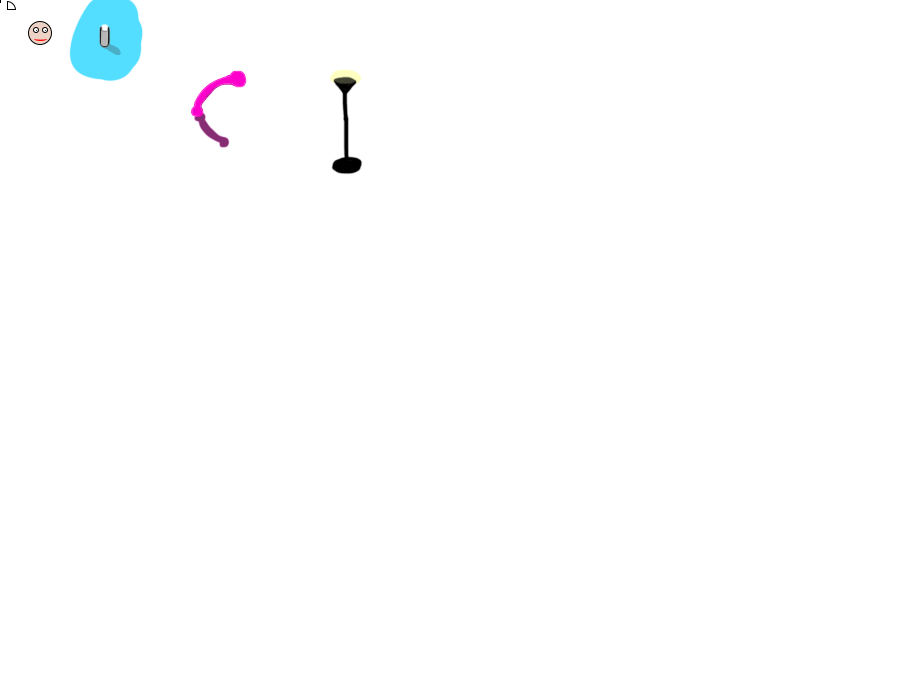
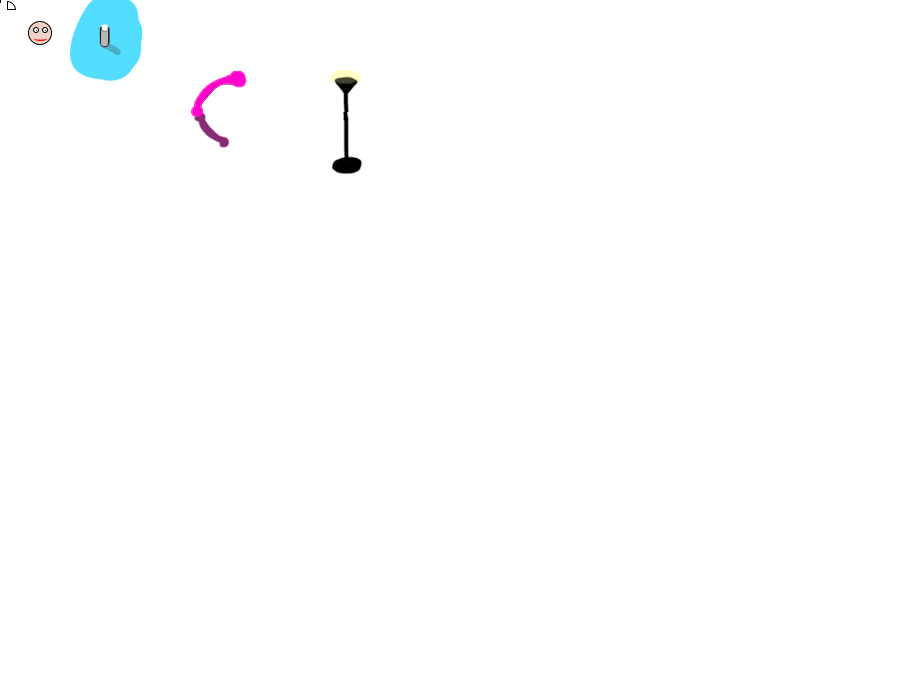
The second w=900, h=700 image is a revision of the first. Changes to its layers:
painted on "Layer 10" over [333, 76, 358, 112]
